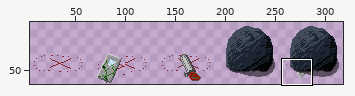
Two states of a sprite sheet, images/big_rock.png. The picture above shows the old version from afar; the outline marks the close-up.
Close-up. Earlier state:
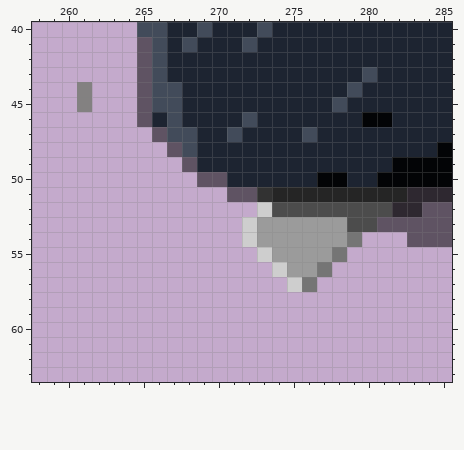
The file is 320x64 pixels. Shown: x 258..285, y 40..63. The wide view leaves out empty margins.
Once edited:
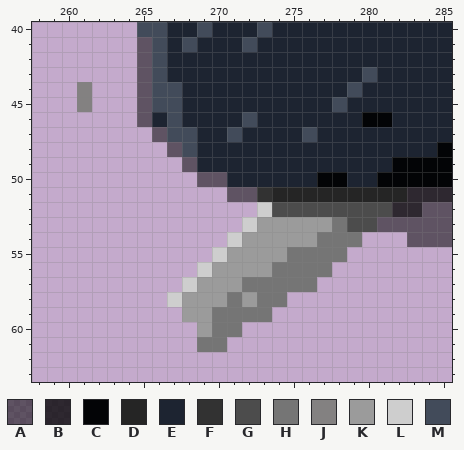
Palette (. is transparent): A #00000083  B #000000c3  C #030406  D #252525  E #1d2431  F #323232  G #4c4c4c  H #757575  J #838181  K #9b9b9b  L #cecece  M #424b5a
Changes in this commit:
{"y":53,"x":278,"old":"K","new":"H"}
{"y":54,"x":271,"old":".L","new":"LK"}
{"y":54,"x":277,"old":"KK","new":"HH"}
{"y":55,"x":270,"old":"...L","new":"LKKK"}
{"y":55,"x":275,"old":"KKK","new":"HHH"}
{"y":56,"x":269,"old":".....LKK","new":"LKKKKHHH"}
{"y":57,"x":268,"old":".......L","new":"LKKKHHHH"}
{"y":58,"x":267,"old":"........","new":"LKKKHKHH"}
{"y":59,"x":268,"old":"......","new":"KKHHHH"}
{"y":60,"x":269,"old":"...","new":"KHH"}
{"y":61,"x":269,"old":"..","new":"HH"}
